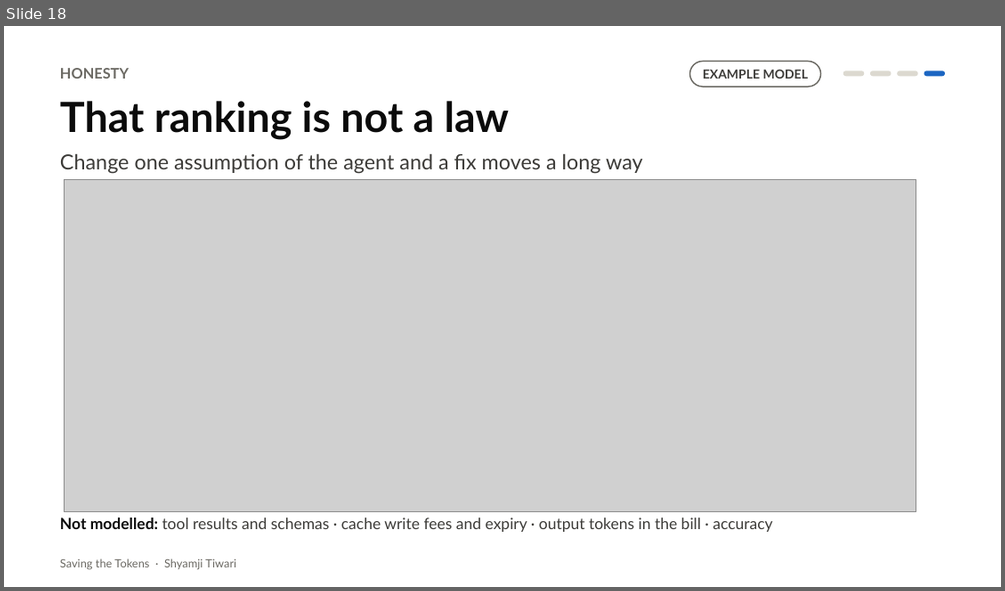
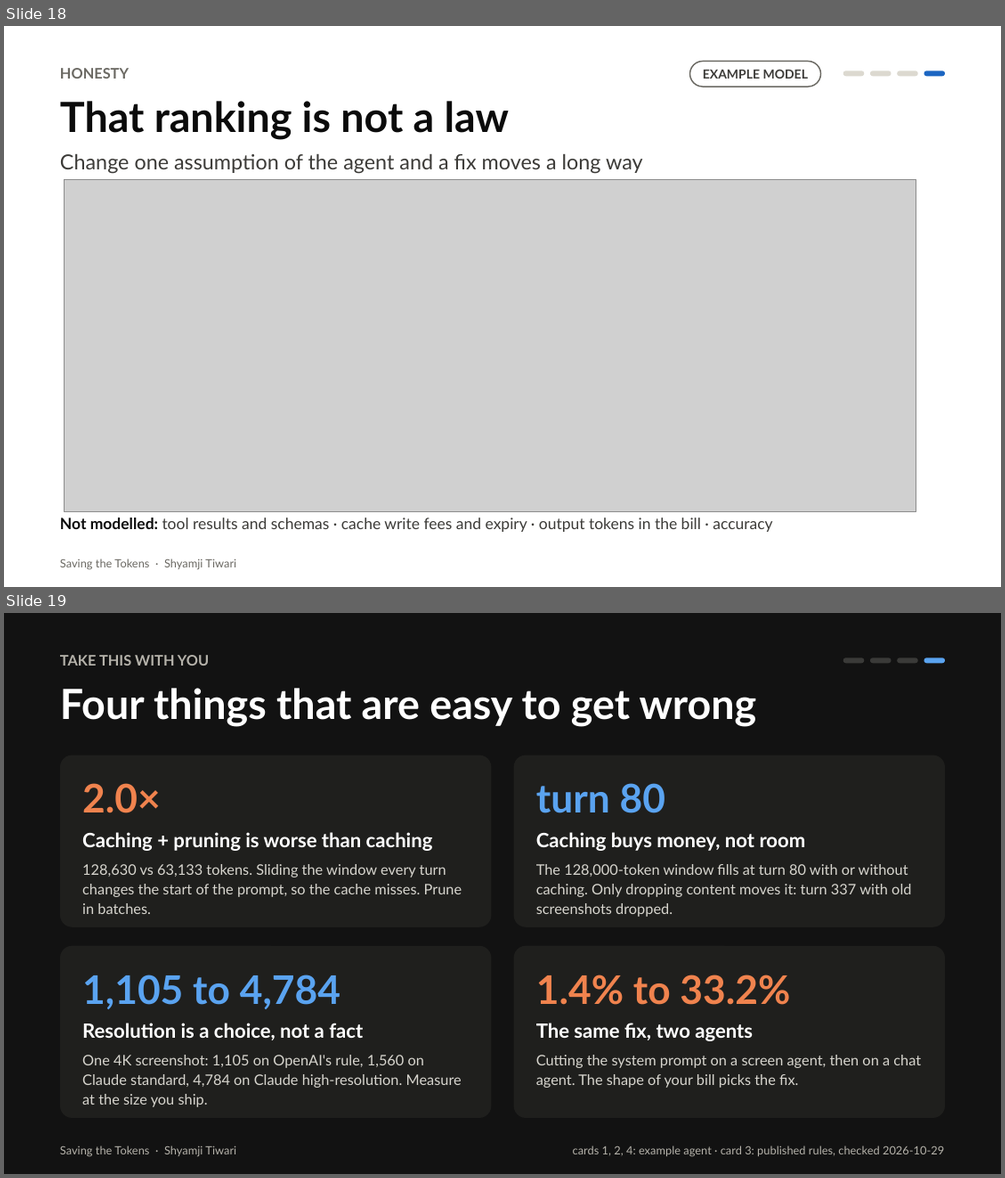
Before and after one commit to SwarnaRavali/agentic-ai-26, a slide deck: Saving-the-Tokens/slides/Saving_the_Tokens.pptx. Shown one above the other, each under a label of ours: slide 18 before the commit, slides 18 and 19 after it. The pictures are 1005x591 and 1005x1178 pixels, drawn with LibreOffice and Linux fonts; fonts in the diff are those of the drawing; grey boxes stand for pictures. Boxes give left, top, right and bottom in pixels: in the first picture for what was removed or moved away, otherwise in the second. Text is boxed around its words. In the diff, an @@ line names an element or a change of style, - is before the commit and + after.

Commit message:
Saving the Tokens: replace closing slide with two takeaway slides

```diff
--- a/Saving-the-Tokens/slides/Saving_the_Tokens.pptx
+++ b/Saving-the-Tokens/slides/Saving_the_Tokens.pptx
@@ slide 19 added at [4,613,1001,1174], background #121212 @@
@@ text added at [60,655,209,666], 14 pt, text #B5B2AA, bold @@
+TAKE THIS WITH YOU
@@ rounded rectangle added at [843,657,864,663], fill #3A3A38 @@
@@ rounded rectangle added at [870,657,890,663], fill #3A3A38 @@
@@ rounded rectangle added at [897,657,918,663], fill #3A3A38 @@
@@ rounded rectangle added at [923,657,945,663], fill #5AA3F0 @@
@@ text added at [60,688,757,727], 40 pt, text #FFFFFF, bold @@
+Four things that are easy to get wrong
@@ rounded rectangle added at [60,755,492,927], fill #1F1F1D @@
@@ rounded rectangle added at [514,755,946,927], fill #1F1F1D @@
@@ text added at [82,783,161,813], 38 pt, text #F0834E, bold @@
+2.0×
@@ text added at [536,783,665,813], 38 pt, text #5AA3F0, bold @@
+turn 80
@@ text added at [82,832,433,851], 19 pt, text #FFFFFF, bold @@
+Caching + pruning is worse than caching
@@ text added at [536,832,806,851], 19 pt, text #FFFFFF, bold @@
+Caching buys money, not room
@@ text added at [82,864,461,914], 14 pt, text #D7D5CE @@
+128,630 vs 63,133 tokens. Sliding the window every turn changes the start of the prompt, so the cache misses. Prune in batches.
@@ text added at [536,864,911,916], 14 pt, text #D7D5CE @@
+The 128,000-token window fills at turn 80 with or without caching. Only dropping content moves it: turn 337 with old screenshots dropped.
@@ rounded rectangle added at [60,946,492,1118], fill #1F1F1D @@
@@ rounded rectangle added at [514,946,946,1118], fill #1F1F1D @@
@@ text added at [82,974,340,1009], 38 pt, text #5AA3F0, bold @@
+1,105 to 4,784
@@ text added at [536,974,790,1005], 38 pt, text #F0834E, bold @@
+1.4% to 33.2%
@@ text added at [82,1022,363,1040], 19 pt, text #FFFFFF, bold @@
+Resolution is a choice, not a fact
@@ text added at [536,1022,752,1041], 19 pt, text #FFFFFF, bold @@
+The same fix, two agents
@@ text added at [82,1054,461,1107], 14 pt, text #D7D5CE @@
+One 4K screenshot: 1,105 on OpenAI's rule, 1,560 on Claude standard, 4,784 on Claude high-resolution. Measure at the size you ship.
@@ text added at [536,1054,921,1087], 14 pt, text #D7D5CE @@
+Cutting the system prompt on a screen agent, then on a chat agent. The shape of your bill picks the fix.
@@ text added at [60,1145,236,1157], 11 pt, text #B5B2AA @@
+Saving the Tokens · Shyamji Tiwari
@@ text added at [573,1145,944,1157], 11 pt, text #B5B2AA @@
+cards 1, 2, 4: example agent · card 3: published rules, checked 2026-10-29
```
Also in this commit, not shown: 1 other slide added, 1 slide removed, 2 other files.
